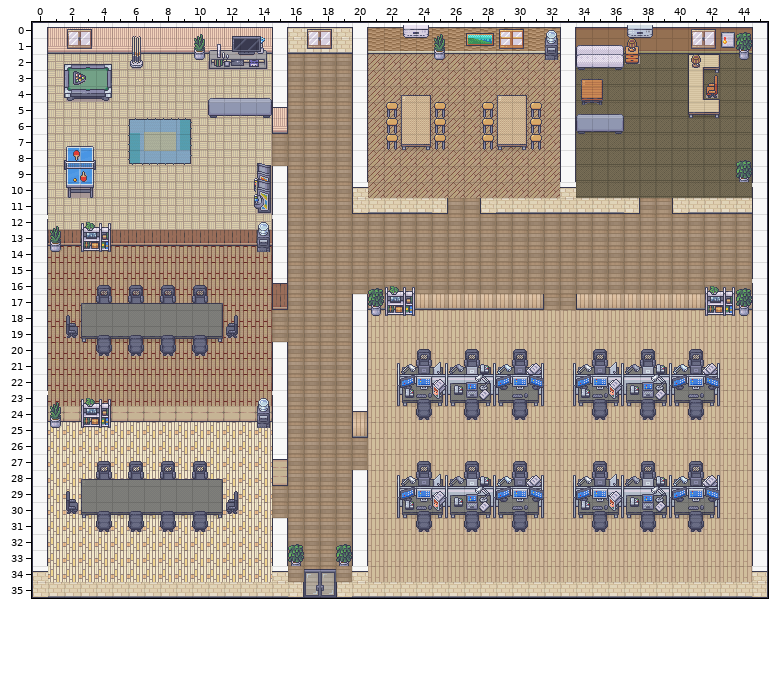
Tiled map (JSON): public/assets/map/Woody_20.json. The picture above is the old version.
Cells are 32x32 px. Shown: x 0..45, y 0..35. Tiles whose own drawing changed are shown in their newer look in all pictures.
The result:
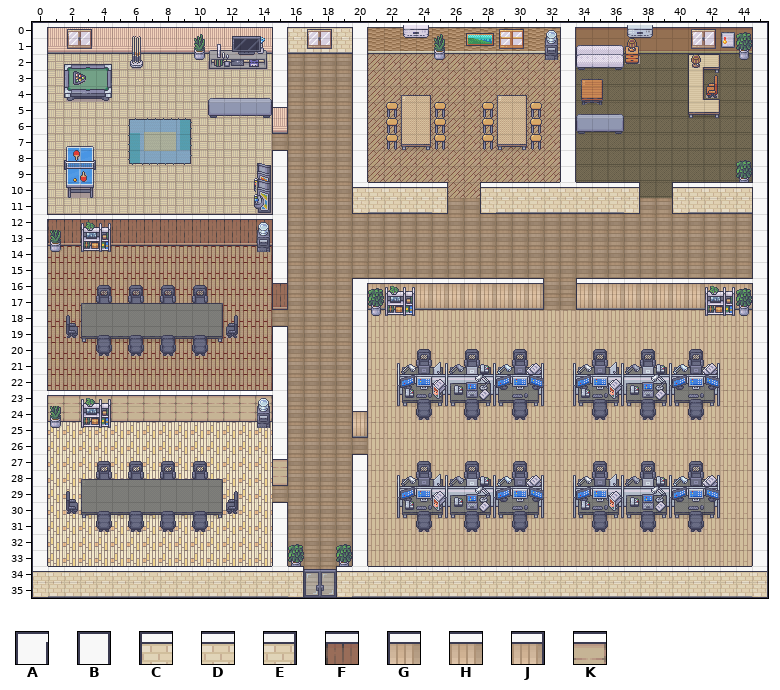
Key: from "FloorAndGround": A 28; from "FloorAndGround_origin": B 92, C 1056, D 1057, E 1058, F 1196, G 1696, H 1697, J 1698, K 1825.
Objects are placed by their top-left corner, in cells (3,4 is the top-left corner of cell 3,4); size is 1x1 cell unless given.
Difference:
Layer "Wall":
added: B at 15,8
added: D at 21,10
added: D at 22,10
added: D at 24,10
added: D at 23,10
added: D at 29,10
added: D at 30,10
added: D at 31,10
added: D at 32,10
added: D at 34,10
added: D at 35,10
added: D at 36,10
added: D at 41,10
added: D at 42,10
added: D at 43,10
added: D at 44,10
added: C at 28,10
added: C at 40,10
added: E at 37,10
added: E at 25,10
added: F at 1,12
added: F at 2,12
added: F at 3,12
added: F at 4,12
added: F at 5,12
added: F at 6,12
added: F at 7,12
added: F at 8,12
added: F at 9,12
added: F at 10,12
added: F at 11,12
added: F at 12,12
added: F at 13,12
added: F at 14,12
added: H at 21,16
added: H at 23,16
added: H at 25,16
added: H at 27,16
added: H at 29,16
added: H at 35,16
added: H at 37,16
added: H at 40,16
added: H at 43,16
added: H at 41,16
added: H at 42,16
added: H at 44,16
added: H at 39,16
added: H at 38,16
added: H at 36,16
added: H at 30,16
added: H at 28,16
added: H at 22,16
added: H at 24,16
added: H at 26,16
added: G at 34,16
added: J at 31,16
added: A at 20,16
added: B at 15,19
added: K at 1,23
added: K at 2,23
added: K at 4,23
added: K at 7,23
added: K at 10,23
added: K at 12,23
added: K at 14,23
added: K at 13,23
added: K at 11,23
added: K at 9,23
added: K at 8,23
added: K at 6,23
added: K at 5,23
added: K at 3,23
added: B at 20,27
added: B at 15,30
added: D at 1,34
added: D at 2,34
added: D at 3,34
added: D at 4,34
added: D at 5,34
added: D at 6,34
added: D at 7,34
added: D at 8,34
added: D at 9,34
added: D at 14,34
added: D at 13,34
added: D at 12,34
added: D at 11,34
added: D at 10,34
added: D at 43,34
added: D at 40,34
added: D at 34,34
added: D at 29,34
added: D at 27,34
added: D at 23,34
added: D at 21,34
added: D at 22,34
added: D at 25,34
added: D at 24,34
added: D at 26,34
added: D at 28,34
added: D at 31,34
added: D at 33,34
added: D at 32,34
added: D at 30,34
added: D at 37,34
added: D at 39,34
added: D at 42,34
added: D at 44,34
added: D at 35,34
added: D at 41,34
added: D at 38,34
added: D at 36,34
added: C at 19,34
added: E at 16,34
